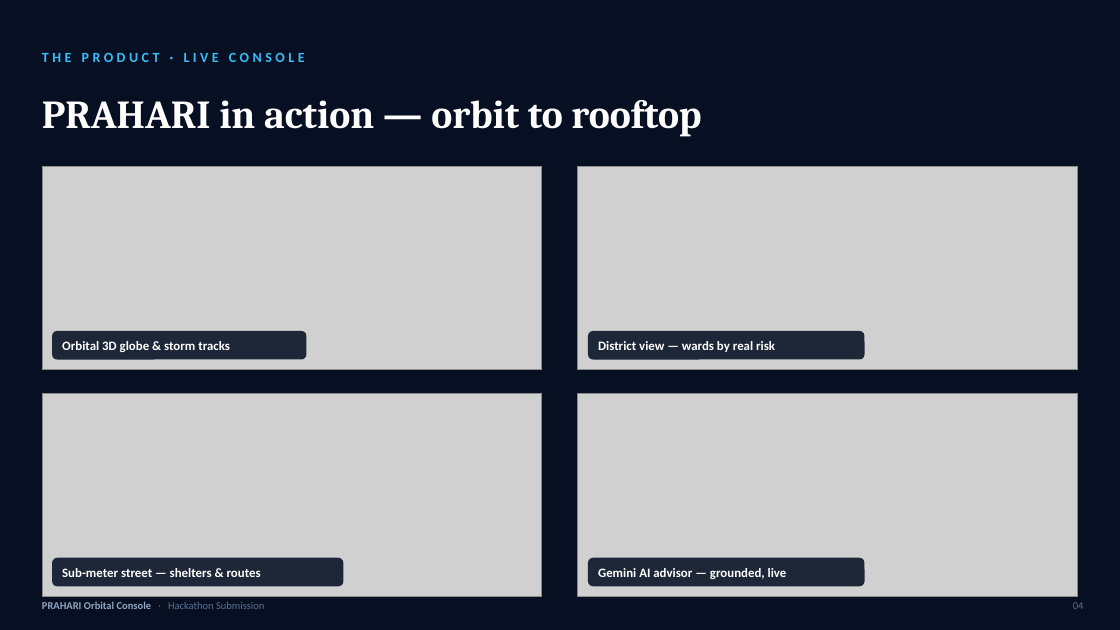
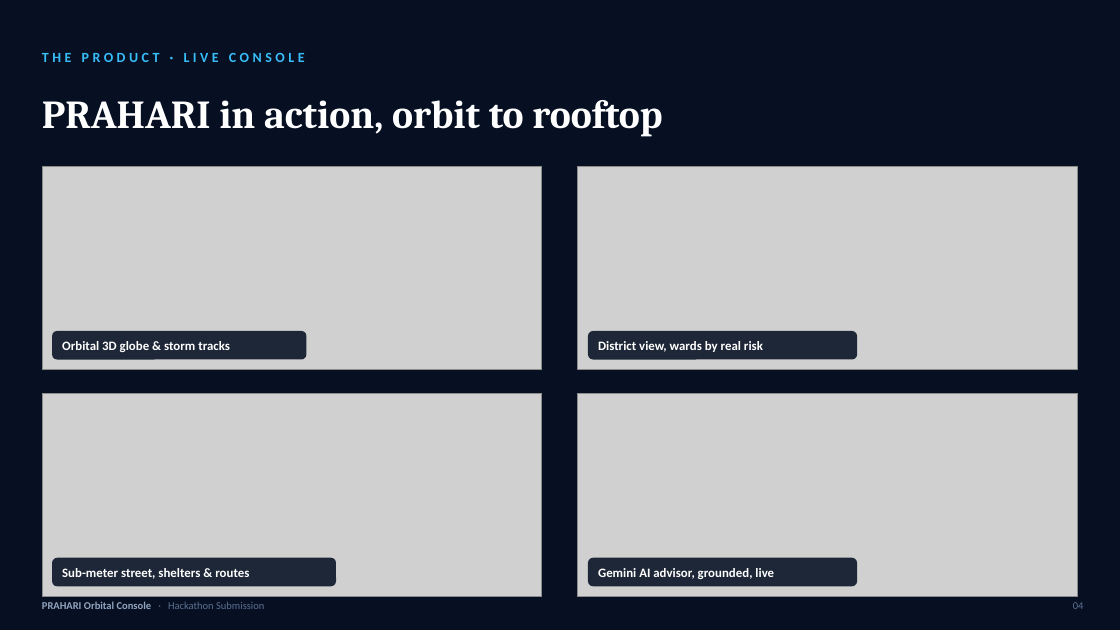
Before and after one commit to abhishek-0706/prahari-orbital-console, a slide deck: slide 4 of demo/PRAHARI_Orbital_Console.pptx. Drawn at 1120x630 pixels with LibreOffice and Linux fonts; fonts in the diff are those of the drawing; grey boxes stand for pictures. Boxes give left, top, right and bottom in pixels: in the first picture for what was removed or moved away, otherwise in the second. Text is boxed around its words. In the diff, an @@ line names an element or a change of style, - is before the commit and + after.

```diff
--- a/demo/PRAHARI_Orbital_Console.pptx
+++ b/demo/PRAHARI_Orbital_Console.pptx
@@ text at box(42, 100, 662, 137): text changed @@
-PRAHARI in action — orbit to rooftop
+PRAHARI in action, orbit to rooftop
@@ rounded rectangle: place and size @@
-rounded rectangle at box(588, 331, 865, 360)
+rounded rectangle at box(588, 331, 857, 360)
@@ text at box(598, 341, 763, 352): text changed @@
-District view — wards by real risk
+District view, wards by real risk
@@ rounded rectangle: place and size @@
-rounded rectangle at box(52, 558, 344, 586)
+rounded rectangle at box(52, 558, 336, 586)
@@ text at box(62, 568, 249, 579): text changed @@
-Sub-meter street — shelters & routes
+Sub-meter street, shelters & routes
@@ rounded rectangle: place and size @@
-rounded rectangle at box(588, 558, 865, 586)
+rounded rectangle at box(588, 558, 857, 586)
@@ text at box(598, 568, 774, 579): text changed @@
-Gemini AI advisor — grounded, live
+Gemini AI advisor, grounded, live
```
Also in this commit, not shown: 10 other slides changed, 1 other file.
